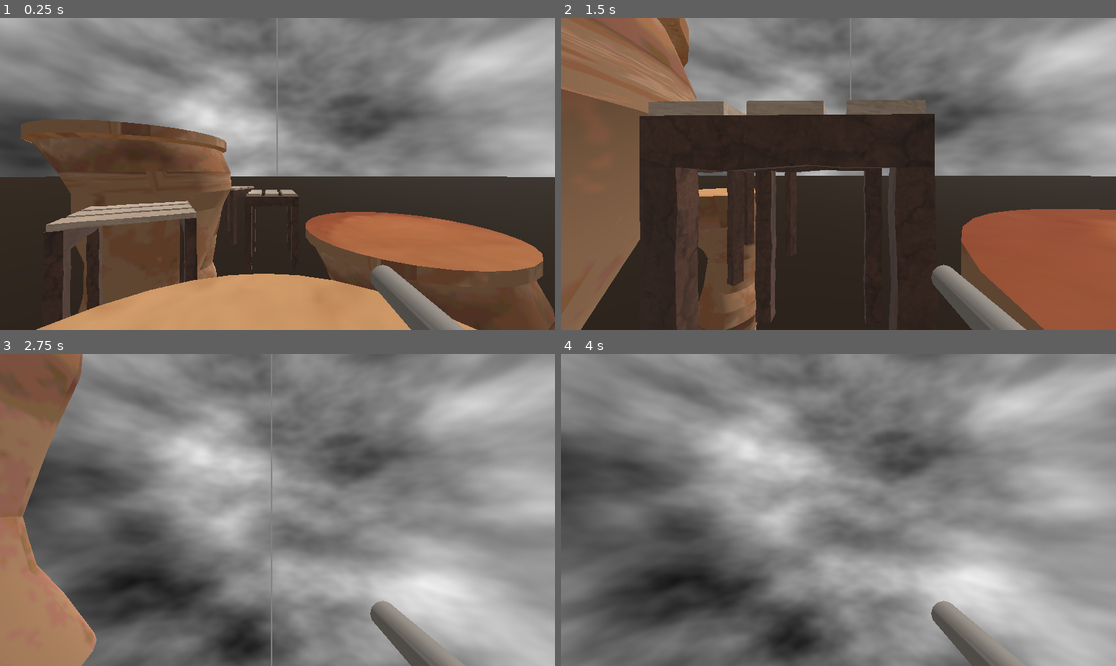
Above: before the commit, frames 1-4 (two rows, left to right).
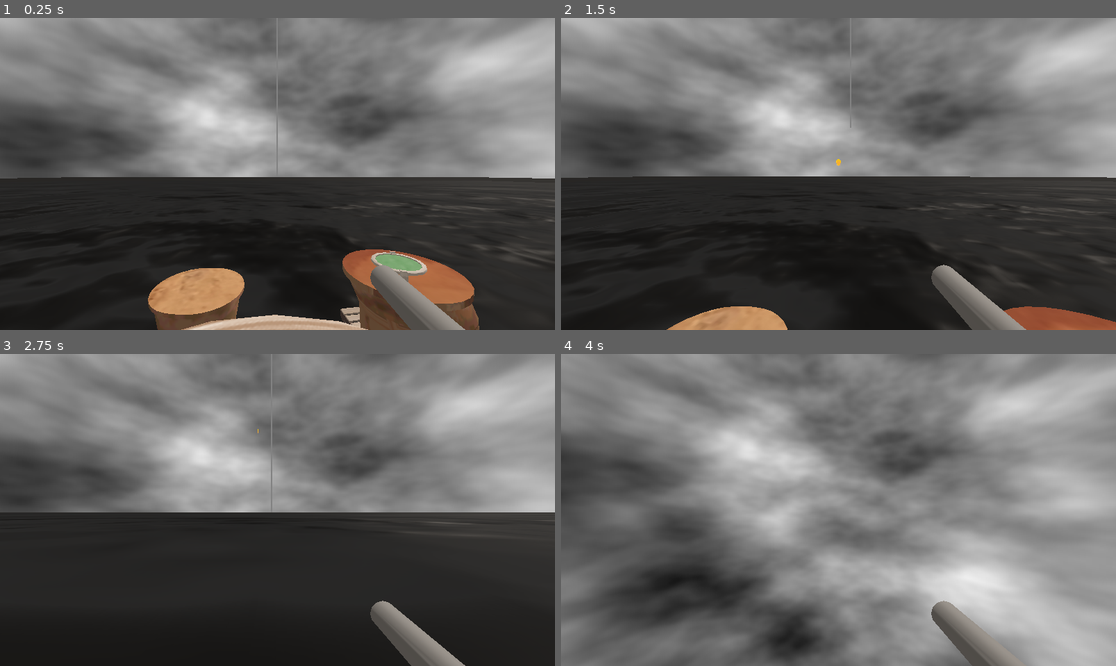
Above: after the commit, the same moments.

Repository: MangiameliFabio/NordicGameJam2026
Game: Godot game, scene res://Levels/DomTest.tscn
Two runs of this game, one before a commit and one after it. Both use one fixed random seed, a clock stepped at 60 frames per second and the inputs below. This scene is started directly instead of the project's main scene.
Inputs (mouse positions are in pixels of both pictures, inside the frame that each line leads up to):
- Up to frame 1 (0.25 s): no input
- Up to frame 2 (1.5 s): move the mouse to (866, 174) at 0.52 s; hold Space (Jump) 0.53-1.28 s; hold W (Forward) from 0.53 s (still down); move the mouse to (810, 174) at 1.27 s; click (810, 174) at 1.35 s
- Up to frame 3 (2.75 s): keep holding W (Forward); tap Space (Jump) at 1.52, 1.55, 1.82, 2.3 s; move the mouse to (288, 503) at 2.02 s; hold Shift (Sprint) from 2.03 s (still down)
- Up to frame 4 (4 s): keep holding W (Forward); move the mouse to (832, 516) at 2.77 s; release Shift (Sprint) at 2.78 s; tap Space (Jump) at 2.85, 3.02, 3.32, 3.77, 3.8 s; tap Enter at 3.5 s; move the mouse to (877, 513) at 3.52 s; press the mouse at (877, 513) at 3.53 s

The runs differ from the first frame. In frame 1, 34% of the frame differs, in the area x 0-100%, y 32-100%; in frame 2, 46%; in frame 3, 50%, in the area x 0-100%, y 0-100%; in frame 4, less than 0.1%.

Commit message:
more dom level changes, sea of black

Diff:
--- a/Environment/Pillar2-texture.tscn
+++ b/Environment/Pillar2-texture.tscn
@@ -1,7 +1,7 @@
 [gd_scene format=3 uid="uid://dot55ud2rc1dc"]
 
 [ext_resource type="PackedScene" uid="uid://c55jdru4wvenm" path="res://Assets/Textured Models/pillar2-texture.glb" id="1_gfha2"]
-[ext_resource type="Script" uid="uid://cwfd50c823fyh" path="res://Environment/DisappearingPlatform.gd" id="1_yxgtu"]
+[ext_resource type="Script" uid="uid://cwfd50c823fyh" path="res://Environment/Platform/DisappearingPlatform.gd" id="1_yxgtu"]
 
 [sub_resource type="CylinderShape3D" id="CylinderShape3D_pojmj"]
 height = 1.4133301
--- /dev/null
+++ b/Environment/ThiccPillah.tscn
@@ -0,0 +1,88 @@
+[gd_scene format=3 uid="uid://bvb1jyr5r2sve"]
+
+[ext_resource type="PackedScene" uid="uid://b8tty4m2unbgl" path="res://Assets/bigstartpillar.glb" id="1_0x3mm"]
+[ext_resource type="Script" uid="uid://cwfd50c823fyh" path="res://Environment/Platform/DisappearingPlatform.gd" id="1_b36kj"]
+
+[sub_resource type="CylinderShape3D" id="CylinderShape3D_fhtbs"]
+height = 0.8173828
+radius = 2.4682617
+
+[sub_resource type="CylinderShape3D" id="CylinderShape3D_b36kj"]
+height = 4.0290527
+radius = 2.8222656
+
+[sub_resource type="CylinderShape3D" id="CylinderShape3D_p20ym"]
+height = 1.7000732
+radius = 2.8222656
+
+[sub_resource type="CylinderShape3D" id="CylinderShape3D_p0vl4"]
+height = 1.0868835
+radius = 3.2236328
+
+[sub_resource type="CylinderShape3D" id="CylinderShape3D_kprte"]
+height = 1.9688683
+radius = 3.9418945
+
+[sub_resource type="CylinderShape3D" id="CylinderShape3D_qmb6m"]
+height = 0.63189507
+radius = 3.9418945
+
+[sub_resource type="CylinderShape3D" id="CylinderShape3D_f8opv"]
+height = 0.63189507
+radius = 4.331543
+
+[sub_resource type="CylinderShape3D" id="CylinderShape3D_h31mk"]
+height = 1.4375296
+radius = 4.583008
+
+[sub_resource type="CylinderShape3D" id="CylinderShape3D_s8chh"]
+height = 0.32660282
+radius = 4.7192383
+
+[node name="ThiccPillah" type="AnimatableBody3D" unique_id=775071020 node_paths=PackedStringArray("PlatformMesh")]
+collision_layer = 6
+collision_mask = 6
+script = ExtResource("1_b36kj")
+CollapseMaxSpeed = 0.5
+TimeTilDespawn = 120.0
+PlatformMesh = NodePath("bigstartpillar")
+metadata/_custom_type_script = "uid://cwfd50c823fyh"
+
+[node name="CollisionShape3D" type="CollisionShape3D" parent="." unique_id=219822292]
+transform = Transform3D(1, 0, 0, 0, 0.99999994, 0, 0, 0, 1, 0, 0.3745117, 0)
+shape = SubResource("CylinderShape3D_fhtbs")
+
+[node name="CollisionShape3D2" type="CollisionShape3D" parent="." unique_id=74740474]
+transform = Transform3D(1, 0, 0, 0, 0.99999994, 0, 0, 0, 1, 0, 2.8353734, 0)
+shape = SubResource("CylinderShape3D_b36kj")
+
+[node name="CollisionShape3D3" type="CollisionShape3D" parent="." unique_id=1980906600]
+transform = Transform3D(1, 0, 0, 0, 0.99999994, 0, 0, 0, 1, 0, 5.7061696, 0)
+shape = SubResource("CylinderShape3D_p20ym")
+
+[node name="CollisionShape3D4" type="CollisionShape3D" parent="." unique_id=997350219]
+transform = Transform3D(1, 0, 0, 0, 0.99999994, 0, 0, 0, 1, 0, 7.050708, 0)
+shape = SubResource("CylinderShape3D_p0vl4")
+
+[node name="CollisionShape3D5" type="CollisionShape3D" parent="." unique_id=924905630]
+transform = Transform3D(1, 0, 0, 0, 0.99999994, 0, 0, 0, 1, 0, 8.41786, 0)
+shape = SubResource("CylinderShape3D_kprte")
+
+[node name="CollisionShape3D6" type="CollisionShape3D" parent="." unique_id=711851827]
+transform = Transform3D(1, 0, 0, 0, 0.99999994, 0, 0, 0, 1, 0, 9.854218, -0.27412713)
+shape = SubResource("CylinderShape3D_qmb6m")
+
+[node name="CollisionShape3D7" type="CollisionShape3D" parent="." unique_id=402040278]
+transform = Transform3D(1, 0, 0, 0, 0.99999994, 0, 0, 0, 1, 0, 10.578169, 0.29081857)
+shape = SubResource("CylinderShape3D_f8opv")
+
+[node name="CollisionShape3D8" type="CollisionShape3D" parent="." unique_id=1991271009]
+transform = Transform3D(1, 0, 0, 0, 0.99999994, 0, 0, 0, 1, 0, 11.6393795, 0.29081857)
+shape = SubResource("CylinderShape3D_h31mk")
+
+[node name="CollisionShape3D9" type="CollisionShape3D" parent="." unique_id=1802917529]
+transform = Transform3D(1, 0, 0, 0, 0.99999994, 0, 0, 0, 1, 0, 12.586034, 0.44478476)
+shape = SubResource("CylinderShape3D_s8chh")
+
+[node name="bigstartpillar" parent="." unique_id=222379318 instance=ExtResource("1_0x3mm")]
+transform = Transform3D(2.442113, 0, 0, 0, 1.787642, 0, 0, 0, 2.442113, 0, 0, 0)
--- a/Levels/DomTest.tscn
+++ b/Levels/DomTest.tscn
@@ -8,6 +8,7 @@
 [ext_resource type="PackedScene" uid="uid://be3q48uouspff" path="res://Environment/Pillar1-texture.tscn" id="5_r83mg"]
 [ext_resource type="PackedScene" uid="uid://dot55ud2rc1dc" path="res://Environment/Pillar2-texture.tscn" id="6_dyrbm"]
 [ext_resource type="PackedScene" uid="uid://b81g1jcfypx02" path="res://Environment/Platform/BouncePlatform.tscn" id="7_bvi20"]
+[ext_resource type="PackedScene" uid="uid://bvb1jyr5r2sve" path="res://Environment/ThiccPillah.tscn" id="9_46fj2"]
 
 [sub_resource type="Gradient" id="Gradient_6hxdk"]
 offsets = PackedFloat32Array(0, 0.4087838, 1)
@@ -34,22 +35,54 @@
 ambient_light_source = 2
 ambient_light_color = Color(0.54821205, 0.5209868, 0.48735785, 1)
 
+[sub_resource type="Gradient" id="Gradient_46fj2"]
+offsets = PackedFloat32Array(0.09294872, 0.9198718, 1)
+colors = PackedColorArray(0.20871028, 0.20871013, 0.20871004, 1, 0.18358985, 0.18359068, 0.18359026, 1, 1, 1, 1, 1)
+
+[sub_resource type="FastNoiseLite" id="FastNoiseLite_rsi7v"]
+noise_type = 2
+
+[sub_resource type="NoiseTexture2D" id="NoiseTexture2D_rsi7v"]
+noise = SubResource("FastNoiseLite_rsi7v")
+color_ramp = SubResource("Gradient_46fj2")
+seamless = true
+seamless_blend_skirt = 1.0
+
+[sub_resource type="FastNoiseLite" id="FastNoiseLite_bv3s5"]
+frequency = 0.025
+
+[sub_resource type="NoiseTexture2D" id="NoiseTexture2D_46fj2"]
+noise = SubResource("FastNoiseLite_bv3s5")
+seamless = true
+as_normal_map = true
+seamless_blend_skirt = 1.0
+
+[sub_resource type="StandardMaterial3D" id="StandardMaterial3D_46fj2"]
+depth_draw_mode = 1
+albedo_color = Color(0.4006977, 0.40069774, 0.40069756, 1)
+albedo_texture = SubResource("NoiseTexture2D_rsi7v")
+metallic_specular = 0.22
+roughness = 0.5
+normal_enabled = true
+normal_texture = SubResource("NoiseTexture2D_46fj2")
+
+[sub_resource type="QuadMesh" id="QuadMesh_46fj2"]
+
+[sub_resource type="StandardMaterial3D" id="StandardMaterial3D_bv3s5"]
+albedo_color = Color(0.07683582, 0.07683582, 0.07683582, 1)
+metallic_specular = 0.43
+
 [sub_resource type="PlaneMesh" id="PlaneMesh_3pvvw"]
 
 [sub_resource type="StandardMaterial3D" id="StandardMaterial3D_r83mg"]
 albedo_color = Color(0.1237779, 0.080803774, 0, 1)
 
-[sub_resource type="CylinderMesh" id="CylinderMesh_dyrbm"]
-
-[sub_resource type="StandardMaterial3D" id="StandardMaterial3D_bvi20"]
-albedo_color = Color(0.48366708, 0.34382066, 0.2367489, 1)
-
 [node name="DomTest" type="Node3D" unique_id=2091618539]
 
 [node name="PlayerCharacter" parent="." unique_id=57928311 instance=ExtResource("1_3pvvw")]
-transform = Transform3D(1, 0, 0, 0, 1, 0, 0, 0, 1, 4.4326715, 11.585972, -4.2857566)
-MaxMovementSpeed = 5.0
-JumpVelocity = 3.5
+transform = Transform3D(-0.99713916, 0, -0.07558797, 0, 1, 0, 0.07558797, 0, -0.99713916, 10.893377, 14.516064, -16.383236)
+MaxMovementSpeed = 5.5
+JumpVelocity = 4.0
 
 [node name="WorldEnvironment" type="WorldEnvironment" parent="." unique_id=1780072733]
 environment = SubResource("Environment_bvi20")
@@ -65,6 +98,15 @@
 [node name="Platform6" parent="." unique_id=2131382371 instance=ExtResource("3_dyrbm")]
 transform = Transform3D(-0.0069266013, 0, 0.29992002, 0, 0.29999992, 0, -0.29992002, 0, -0.0069266013, -3.4355295, 1.5539551, 7.6113214)
 
+[node name="Platform10" parent="." unique_id=998525585 instance=ExtResource("3_dyrbm")]
+transform = Transform3D(-0.2978592, 0, 0.035775926, 0, 0.29999992, 0, -0.035775926, 0, -0.2978592, -2.1558204, 1.5539551, -9.985995)
+
+[node name="Platform11" parent="." unique_id=557838443 instance=ExtResource("3_dyrbm")]
+transform = Transform3D(-0.169814, 0, 0.24731198, 0, 0.29999995, 0, -0.24731198, 0, -0.169814, -0.12461579, 3.1291504, -11.442715)
+
+[node name="Platform19" parent="." unique_id=876546655 instance=ExtResource("3_dyrbm")]
+transform = Transform3D(0.23285685, 0, 0.18914995, 0, 0.29999995, 0, -0.18914995, 0, 0.23285685, 2.3042722, 5.2812057, -10.897522)
+
 [node name="Platform2" parent="." unique_id=931645337 instance=ExtResource("4_bvi20")]
 transform = Transform3D(0.3, 0, 0, 0, 0.3, 0, 0, 0, 0.3, -1.1026123, 2.0196848, -0.19207287)
 
@@ -74,6 +116,9 @@
 [node name="Platform16" parent="." unique_id=1511833694 instance=ExtResource("4_bvi20")]
 transform = Transform3D(0.14248918, 0, -0.26400158, 0, 0.3, 0, 0.26400158, 0, 0.14248918, 2.2257962, 12.056587, -7.5151377)
 
+[node name="Platform26" parent="." unique_id=739164725 instance=ExtResource("4_bvi20")]
+transform = Transform3D(0.01441437, 0, -0.29965353, 0, 0.30000004, 0, 0.29965353, 0, 0.01441437, 10.842801, 14.437548, -16.00308)
+
 [node name="Platform17" parent="." unique_id=2010288662 instance=ExtResource("4_bvi20")]
 transform = Transform3D(0.29979658, 0, 0.0110454485, 0, 0.30000004, 0, -0.0110454485, 0, 0.29979658, 4.245002, 12.056587, -10.73626)
 
@@ -83,9 +128,15 @@
 [node name="Platform3" parent="." unique_id=1090433255 instance=ExtResource("4_bvi20")]
 transform = Transform3D(0.20937087, 0, -0.2148577, 0, 0.29999998, 0, 0.2148577, 0, 0.20937087, 5.9570746, 1.0328116, 6.2759023)
 
+[node name="Platform35" parent="." unique_id=1776663640 instance=ExtResource("4_bvi20")]
+transform = Transform3D(0.29254597, 0, 0.06645944, 0, 0.29999998, 0, -0.06645944, 0, 0.29254597, 9.679018, 1.0328116, 6.8519444)
+
 [node name="Platform9" parent="." unique_id=601586335 instance=ExtResource("4_bvi20")]
 transform = Transform3D(0.20937087, 0, -0.2148577, 0, 0.29999998, 0, 0.2148577, 0, 0.20937087, 6.1470447, 1.9770856, 1.5245824)
 
+[node name="Platform30" parent="." unique_id=2115779399 instance=ExtResource("4_bvi20")]
+transform = Transform3D(0.2999557, 0, -0.005157221, 0, 0.29999998, 0, 0.005157221, 0, 0.2999557, 11.64485, 1.8929696, 8.147836)
+
 [node name="Platform8" parent="." unique_id=111470243 instance=ExtResource("4_bvi20")]
 transform = Transform3D(0.29941756, -0.018487021, 0.0027070204, 0.018486269, 0.2994298, 0.00016713349, -0.002712175, 0, 0.2999877, -1.1272243, 1.9392208, 8.1435585)
 
@@ -98,6 +149,27 @@
 [node name="Platform7" parent="." unique_id=1841532792 instance=ExtResource("2_r83mg")]
 transform = Transform3D(0.3, 0, 0, 0, 0.3, 0, 0, 0, 0.3, -0.12639973, 1.9002938, 8.149623)
 
+[node name="Platform27" parent="." unique_id=763152377 instance=ExtResource("2_r83mg")]
+transform = Transform3D(0.3, 0, 0, 0, 0.3, 0, 0, 0, 0.3, 15.66882, 1.8925843, 8.149623)
+
+[node name="Platform28" parent="." unique_id=1095945045 instance=ExtResource("2_r83mg")]
+transform = Transform3D(0.3, 0, 0, 0, 0.3, 0, 0, 0, 0.3, 14.155762, 1.881499, 8.173625)
+
+[node name="Platform29" parent="." unique_id=30535131 instance=ExtResource("2_r83mg")]
+transform = Transform3D(0.3, 0, 0, 0, 0.3, 0, 0, 0, 0.3, 12.647107, 1.9002938, 8.122843)
+
+[node name="Platform31" parent="." unique_id=543157384 instance=ExtResource("4_bvi20")]
+transform = Transform3D(0.16691041, 0, -0.24928081, 0, 0.29999995, 0, 0.24928081, 0, 0.16691041, 9.648646, 2.0034041, -10.247597)
+
+[node name="Platform32" parent="." unique_id=2046609313 instance=ExtResource("2_r83mg")]
+transform = Transform3D(0.17117105, 0, -0.24637464, 0, 0.29999998, 0, 0.24637464, 0, 0.17117105, 11.943137, 1.3929689, -6.9418955)
+
+[node name="Platform33" parent="." unique_id=747709170 instance=ExtResource("2_r83mg")]
+transform = Transform3D(0.17117105, 0, -0.24637464, 0, 0.29999998, 0, 0.24637464, 0, 0.17117105, 11.060119, 1.5926702, -8.170798)
+
+[node name="Platform34" parent="." unique_id=1482990894 instance=ExtResource("2_r83mg")]
+transform = Transform3D(0.17117105, 0, -0.24637464, 0, 0.29999998, 0, 0.24637464, 0, 0.17117105, 10.241031, 1.9002938, -9.438754)
+
 [node name="Platform13" parent="." unique_id=1451900718 instance=ExtResource("2_r83mg")]
 transform = Transform3D(0.17143327, 0, -0.24619225, 0, 0.29999998, 0, 0.24619225, 0, 0.17143327, -5.813772, 2.0597892, 14.407725)
 
@@ -107,43 +179,94 @@
 [node name="Platform15" parent="." unique_id=1279298106 instance=ExtResource("2_r83mg")]
 transform = Transform3D(0.17143327, 0, -0.24619225, 0, 0.29999998, 0, 0.24619225, 0, 0.17143327, -7.540513, 2.0597892, 11.927984)
 
+[node name="meshinstanceDARK-SEA" type="MeshInstance3D" parent="." unique_id=535854135]
+transform = Transform3D(1000, 0, 0, 0, -4.371139e-05, 1, 0, -1000, -4.371139e-08, 0, 0, 0)
+material_override = SubResource("StandardMaterial3D_46fj2")
+mesh = SubResource("QuadMesh_46fj2")
+
 [node name="MeshInstance3D" type="MeshInstance3D" parent="." unique_id=2062909304]
-transform = Transform3D(1050.5396, 0, 0, 0, 1.39572, 0, 0, 0, 1151.6718, 0, 0, 0)
+transform = Transform3D(1000, 0, 0, 0, 1, 0, 0, 0, 1000, 0, -0.38204217, 0)
+material_override = SubResource("StandardMaterial3D_bv3s5")
 mesh = SubResource("PlaneMesh_3pvvw")
 surface_material_override/0 = SubResource("StandardMaterial3D_r83mg")
 
 [node name="Pillar" parent="." unique_id=255467983 instance=ExtResource("5_r83mg")]
 transform = Transform3D(1, 0, 0, 0, 1, 0, 0, 0, 1, 4.241534, 2.7416472, -4.576869)
+CollapseMaxSpeed = 2.5
+
+[node name="Pillar14" parent="." unique_id=298519961 instance=ExtResource("5_r83mg")]
+transform = Transform3D(0.50437695, 0, -0.8634836, 0, 1, 0, 0.8634836, 0, 0.50437695, 23.259415, 1.5510831, -11.759291)
+CollapseMaxSpeed = 2.5
 
 [node name="Pillar6" parent="." unique_id=283639223 instance=ExtResource("5_r83mg")]
 transform = Transform3D(1, 0, 0, 0, 1, 0, 0, 0, 1, 2.354579, -6.1414914, 0.92456627)
+CollapseMaxSpeed = 2.5
 
 [node name="Pillar2" parent="." unique_id=1812875036 instance=ExtResource("5_r83mg")]
 transform = Transform3D(1, 0, 0, 0, 1, 0, 0, 0, 1, 8.547234, 0, 10.056836)
+CollapseMaxSpeed = 2.5
 
 [node name="Pillar3" parent="." unique_id=1436677974 instance=ExtResource("5_r83mg")]
 transform = Transform3D(0.5260506, 0, 0.85045326, 0, 1, 0, -0.85045326, 0, 0.5260506, -3.2935028, -3.0759115, 10.056836)
+CollapseMaxSpeed = 2.5
 
 [node name="Pillar5" parent="." unique_id=739054985 instance=ExtResource("5_r83mg")]
 transform = Transform3D(-0.53963804, 0, 0.84189713, 0, 1, 0, -0.84189713, 0, -0.53963804, -5.4901714, -3.0759115, 0.50030375)
-
-[node name="Pillar10" parent="." unique_id=298519961 instance=ExtResource("5_r83mg")]
+CollapseMaxSpeed = 2.5
+
+[node name="Pillar10" parent="." unique_id=391292787 instance=ExtResource("5_r83mg")]
 transform = Transform3D(0.4623832, 0, 0.8866802, 0, 1, 0, -0.8866802, 0, 0.4623832, -7.679454, 0.59585094, -7.2424135)
+CollapseMaxSpeed = 2.5
 
 [node name="Pillar11" parent="." unique_id=633003826 instance=ExtResource("5_r83mg")]
 transform = Transform3D(0.9609339, 0, -0.27677798, 0, 1, 0, 0.27677798, 0, 0.9609339, -2.049214, 2.2230444, -19.396484)
+CollapseMaxSpeed = 2.5
+
+[node name="Pillar13" parent="." unique_id=626579703 instance=ExtResource("5_r83mg")]
+transform = Transform3D(-0.070087284, 0, -0.99754083, 0, 1, 0, 0.99754083, 0, -0.070087284, 6.480264, 0.76462936, -28.133657)
+CollapseMaxSpeed = 2.5
 
 [node name="Pillar4" parent="." unique_id=1479640257 instance=ExtResource("6_dyrbm")]
 transform = Transform3D(1, 0, 0, 0, 1, 0, 0, 0, 1, 8.152282, 0, 15.8139)
+CollapseMaxSpeed = 2.5
 
 [node name="Pillar7" parent="." unique_id=1063686593 instance=ExtResource("6_dyrbm")]
 transform = Transform3D(0.020349126, 0, -0.99979293, 0, 1, 0, 0.99979293, 0, 0.020349126, 8.152282, 3.5957384, 0.07776642)
+CollapseMaxSpeed = 2.5
+
+[node name="Pillar15" parent="." unique_id=555249815 instance=ExtResource("6_dyrbm")]
+transform = Transform3D(-0.75629896, 0, -0.6542261, 0, 1, 0, 0.6542261, 0, -0.75629896, 19.319895, -1.6409578, -9.688394)
+CollapseMaxSpeed = 2.5
 
 [node name="Pillar8" parent="." unique_id=1481401188 instance=ExtResource("6_dyrbm")]
 transform = Transform3D(0.020349126, 0, -0.99979293, 0, 1, 0, 0.99979293, 0, 0.020349126, 0.62050724, 7.6934595, -10.020156)
+CollapseMaxSpeed = 2.5
+
+[node name="Platform20" parent="." unique_id=1434519851 instance=ExtResource("3_dyrbm")]
+transform = Transform3D(-0.049436826, 0, 0.29589865, 0, 0.29999995, 0, -0.29589865, 0, -0.049436826, 15.153782, 8.552663, -26.731382)
+
+[node name="Platform23" parent="." unique_id=1475136708 instance=ExtResource("3_dyrbm")]
+transform = Transform3D(0.24159852, 0, -0.17784859, 0, 0.29999995, 0, 0.17784859, 0, 0.24159852, 8.606384, 4.3207326, -26.391895)
+
+[node name="Platform24" parent="." unique_id=914807554 instance=ExtResource("3_dyrbm")]
+transform = Transform3D(0.26491863, 0, 0.14077671, 0, 0.29999992, 0, -0.14077671, 0, 0.26491863, 8.606384, 4.615971, -28.915579)
+
+[node name="Platform25" parent="." unique_id=886575160 instance=ExtResource("3_dyrbm")]
+transform = Transform3D(-0.1426273, 0, 0.26392683, 0, 0.29999986, 0, -0.26392683, 0, -0.1426273, 5.6689134, 5.151722, -29.926548)
+
+[node name="Platform21" parent="." unique_id=1876424859 instance=ExtResource("3_dyrbm")]
+transform = Transform3D(0.18957227, 0, 0.23251316, 0, 0.29999992, 0, -0.23251316, 0, 0.18957227, 16.997053, 1.3077011, -25.99428)
+
+[node name="Platform22" parent="." unique_id=1320402856 instance=ExtResource("3_dyrbm")]
+transform = Transform3D(0.24700333, 0, -0.17026259, 0, 0.29999992, 0, 0.17026259, 0, 0.24700333, 17.156958, 3.4597564, -23.510096)
+
+[node name="Pillar12" parent="." unique_id=529150132 instance=ExtResource("6_dyrbm")]
+transform = Transform3D(-0.95371693, 0, -0.3007058, 0, 1, 0, 0.3007058, 0, -0.95371693, 15.841469, 5.87201, -24.879156)
+CollapseMaxSpeed = 2.5
 
 [node name="Pillar9" parent="." unique_id=2111927257 instance=ExtResource("6_dyrbm")]
 transform = Transform3D(-0.8404437, 0, -0.5418989, 0, 1, 0, 0.5418989, 0, -0.8404437, 7.2836456, 5.3283386, -9.328626)
+CollapseMaxSpeed = 2.5
 
 [node name="BouncePlatform" parent="." unique_id=607921131 instance=ExtResource("7_bvi20")]
 transform = Transform3D(1, 0, 0, 0, 1, 0, 0, 0, 1, -1.1427064, 3.047626, 4.499026)
@@ -154,10 +277,19 @@
 [node name="BouncePlatform2" parent="." unique_id=1214919302 instance=ExtResource("7_bvi20")]
 transform = Transform3D(0.5379177, 0, -0.8429974, 0, 1, 0, 0.8429974, 0, 0.5379177, 0.40873575, 5.9000764, -2.9115844)
 
-[node name="Node3D" type="Node3D" parent="." unique_id=172884680]
+[node name="BouncePlatform4" parent="." unique_id=2000301006 instance=ExtResource("7_bvi20")]
+transform = Transform3D(-0.32662416, 0, -0.9451543, 0, 1, 0, 0.9451543, 0, -0.32662416, 0.40873575, 5.9000764, -24.446398)
+
+[node name="BouncePlatform5" parent="." unique_id=587575761 instance=ExtResource("7_bvi20")]
+transform = Transform3D(-0.32662416, 0, -0.9451543, 0, 1, 0, 0.9451543, 0, -0.32662416, 11.338341, 3.7182941, -24.446398)
+
+[node name="BouncePlatform6" parent="." unique_id=548824696 instance=ExtResource("7_bvi20")]
+transform = Transform3D(-0.32662416, 0, -0.9451543, 0, 1, 0, 0.9451543, 0, -0.32662416, 15.873005, 12.101818, -24.818022)
+
+[node name="empty" type="Node3D" parent="." unique_id=172884680]
 transform = Transform3D(3.9455395, 0, 0, 0, 5.4498143, 0, 0, 0, 3.9455395, 0, 2.5978417, 28.83514)
 
-[node name="MeshInstance3D2" type="MeshInstance3D" parent="Node3D" unique_id=491500552]
-transform = Transform3D(3.1577716, 0, 0, 0, 1, 0, 0, 0, 3.1577716, -0.144891, 0, -1.1704893)
-mesh = SubResource("CylinderMesh_dyrbm")
-surface_material_override/0 = SubResource("StandardMaterial3D_bvi20")
+[node name="ThiccPillah" parent="." unique_id=905257151 instance=ExtResource("9_46fj2")]
+transform = Transform3D(1, 0, 0, 0, 1, 0, 0, 0, 1, 10.83832, 0, -16.53531)
+CollapseMaxSpeed = 0.1
+CollapseAcceleration = 1.5
Binary file added: Assets/bigstartpillar.glb
Not shown, added: Assets/bigstartpillar.glb.import
Binary file added: Assets/bigstartpillar_atlas-map-nothing.png
Not shown, added: Assets/bigstartpillar_atlas-map-nothing.png.import
